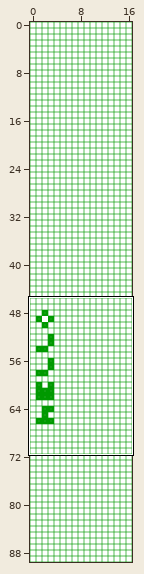
An edit to a level. Tiled map, src/game/resources-from-tmx/map.tmx. Above: a wide view before the commit, with the close-up outlined.
Close-up. Earlier state:
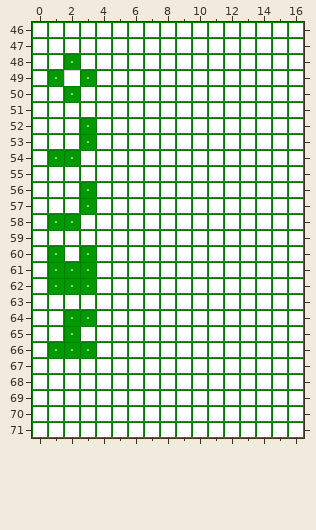
Cells are 16x16 px. Shown: x 0..16, y 46..71. The commit also changed other parts of the map, which this record leaves out.
Once edited:
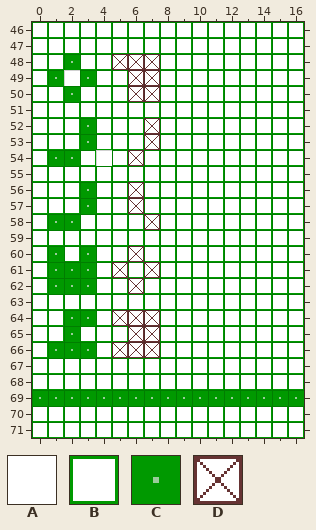
Key: from "tiles": A 0, B 1, C 2, D 3.
_ is an empty cell, . an unchanged one.
Change:
--- layer "Tile Layer 1"
@@ x 5..7 @@
-48 BBB
-49 .BB
-50 .BB
+48 DDD
+49 .DD
+50 .DD
@@ x 4..7 @@
-52 ...B
-53 ...B
-54 B.B.
+52 ...D
+53 ...D
+54 A.D.
@@ x 6..7 @@
-56 B.
-57 B.
-58 .B
+56 D.
+57 D.
+58 .D
@@ x 5..7 @@
-60 .B.
-61 B.B
-62 .B.
+60 .D.
+61 D.D
+62 .D.
@@ x 5..7 @@
-64 BBB
-65 .BB
-66 BBB
+64 DDD
+65 .DD
+66 DDD
@@ x 0..16 @@
-69 BBBBBBBBBBBBBBBBB
+69 CCCCCCCCCCCCCCCCC
Where, in picture pixels (left, top, right, bottom), the same in both close-ups:
changed: (112, 54, 160, 102)
changed: (128, 118, 160, 166)
changed: (96, 150, 112, 166)
changed: (128, 182, 160, 230)
changed: (112, 246, 160, 294)
changed: (112, 310, 160, 358)
changed: (33, 391, 303, 405)
